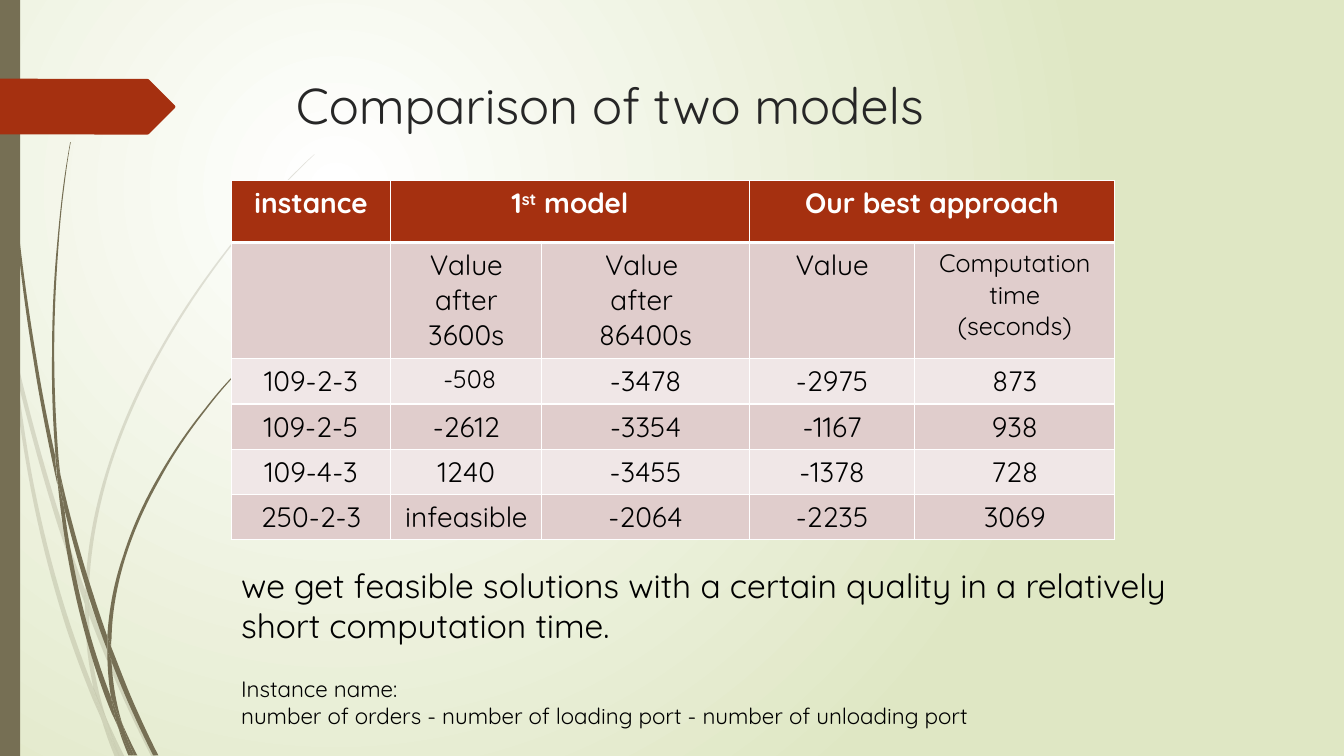
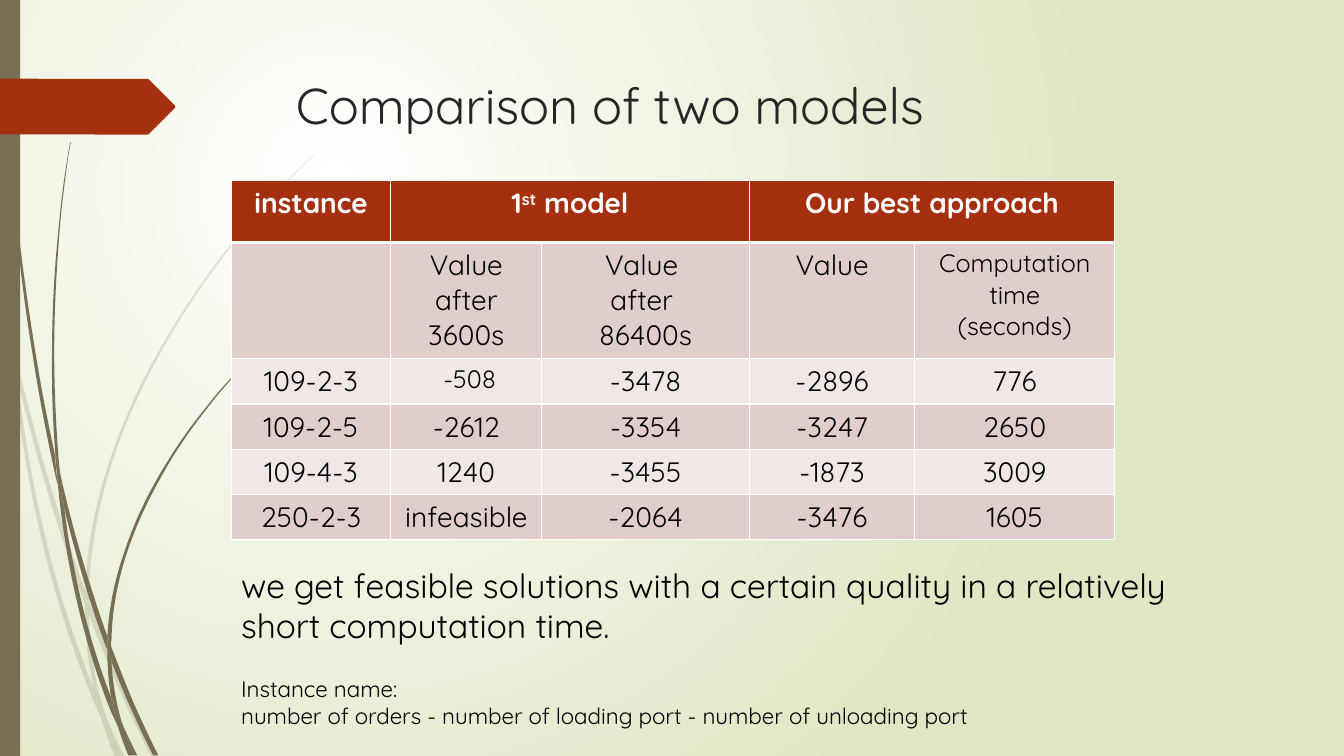
Before and after one commit to r-kurosu/kline_new, a slide deck: slide 65 of 竹田_修論発表.pptx. Drawn at 1344x756 pixels with LibreOffice and Linux fonts; fonts in the diff are those of the drawing. Boxes give left, top, right and bottom in pixels: in the first picture for what was removed or moved away, otherwise in the second. Text is boxed around its words. In the diff, an @@ line names an element or a change of style, - is before the commit and + after.

```diff
--- a/竹田_修論発表.pptx
+++ b/竹田_修論発表.pptx
@@ table at [231,180,1114,539] @@
-row 3, column 4: -2975
+row 3, column 4: -2896
-row 3, column 5: 873
+row 3, column 5: 776
-row 4, column 4: -1167
+row 4, column 4: -3247
-row 4, column 5: 938
+row 4, column 5: 2650
-row 5, column 4: -1378
+row 5, column 4: -1873
-row 5, column 5: 728
+row 5, column 5: 3009
-row 6, column 4: -2235
+row 6, column 4: -3476
-row 6, column 5: 3069
+row 6, column 5: 1605
```
Also in this commit, not shown: 1 other slide changed.
